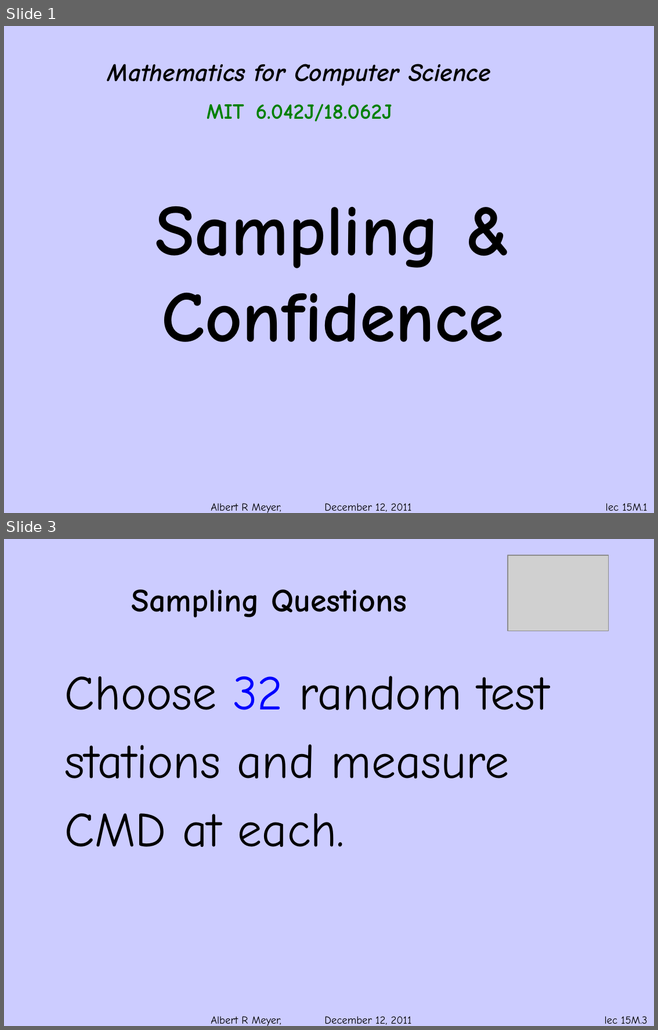
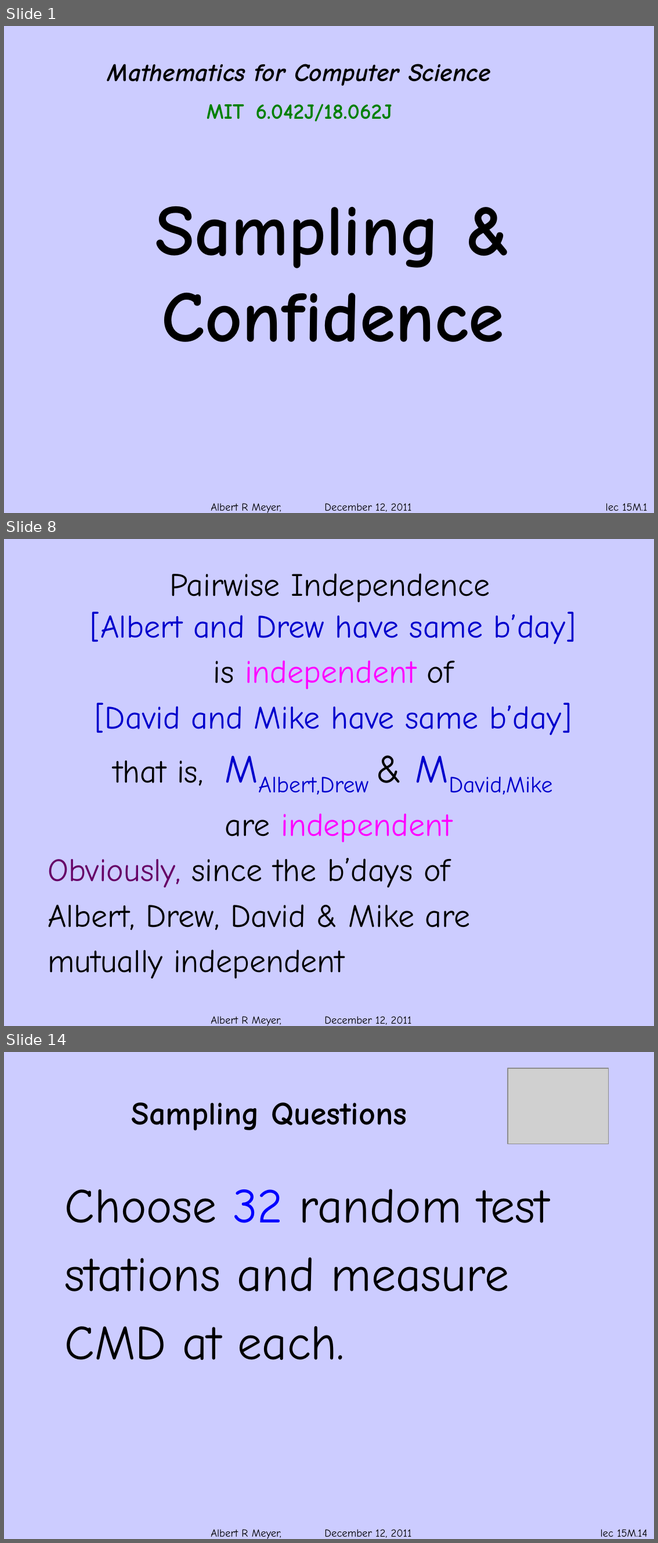
Before and after one commit to armeyer/mcs_web, a slide deck: fall11/slidesF11/slides15m.pptx. Shown one above the other, each under a label of ours: slides 1 and 3 before the commit, slides 1, 8 and 14 after it; the slides between them are not shown. The pictures are 658x1030 and 658x1543 pixels, drawn with LibreOffice and Linux fonts; fonts in the diff are those of the drawing; grey boxes stand for pictures; background and template pictures are left out. Boxes give left, top, right and bottom in pixels: in the first picture for what was removed or moved away, otherwise in the second. Text is boxed around its words. In the diff, an @@ line names an element or a change of style, - is before the commit and + after.

```diff
--- a/fall11/slidesF11/slides15m.pptx
+++ b/fall11/slidesF11/slides15m.pptx
@@ slide 8 added at (x1=4, y1=539, x2=654, y2=1026), background #CCCCFF; not listed: 1 template element that a slide beside it also shows @@
@@ title added at (x1=170, y1=573, x2=489, y2=602), 36 pt, text #000000 @@
+Pairwise Independence
@@ text added at (x1=48, y1=611, x2=576, y2=979), 36 pt, text #0000CC @@
+[Albert and Drew have same b’day]
+is independent of
+[David and Mike have same b’day]
+that is, MAlbert,Drew & MDavid,Mike
+are independent
+Obviously, since the b’days of
+Albert, Drew, David & Mike are
+mutually independent
@@ what was slide 3 is now slide 14 @@
@@ page number at (x1=600, y1=1529, x2=647, y2=1537): text changed @@
-lec 15M.3
+lec 15M.14
```
Also in this commit, not shown: 2 slides changed, 10 other slides added.
